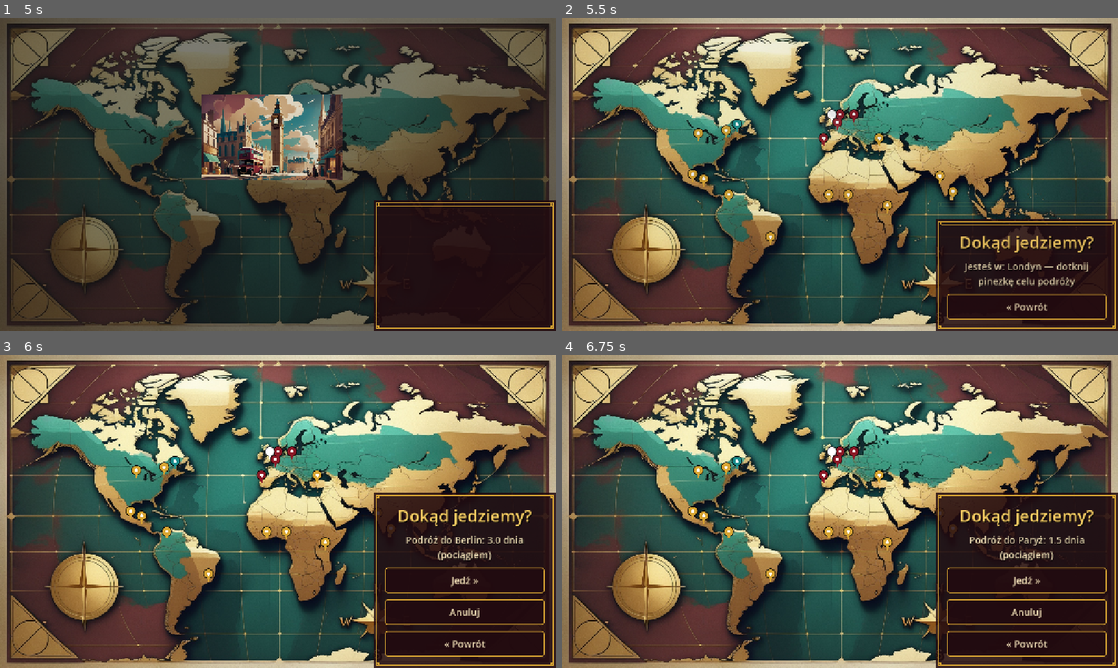
Above: before the commit, frames 1-4 (two rows, left to right).
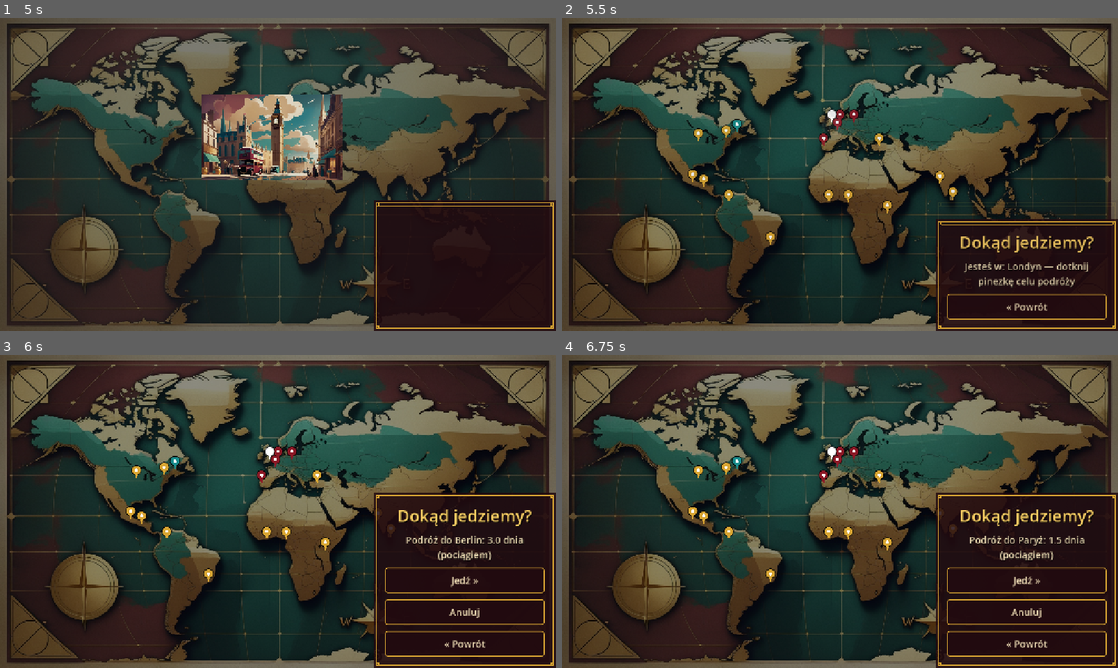
Above: after the commit, the same moments.

Repository: cinekm20/the-forger-retro-tycoon
Game: Godot game, scene res://scenes/main_menu/MainMenu.tscn
Two runs of this game, one before a commit and one after it. Both use one fixed random seed, a clock stepped at 60 frames per second and the inputs below.
Inputs (mouse positions are in pixels of both pictures, inside the frame that each line leads up to):
- Up to frame 1 (5 s): click "1" at 0.5 s; click "Tryb łatwy (15/40 obrazów do …" at 1.25 s; click "Nowa gra" at 2 s; click (494, 299) at 2.77 s; type "12" at 2.85 s; click "Rozpocznij grę" at 3.5 s; click "Jedź »" at 4.25 s
- Up to frame 2 (5.5 s): move the mouse to (962, 158) at 5.02 s; click (962, 158) at 5.17 s
- Up to frame 3 (6 s): click (289, 452) at 5.77 s
- Up to frame 4 (6.75 s): click (834, 461) at 6.52 s

Frame 1 is identical in both runs. In frame 2, 71% of the frame differs, in the area x 0-100%, y 0-100%; in frame 3, 71%; in frame 4, 71%.

Commit message:
TravelMap.gd: przywróć ciemniącą nakładkę tła (skok jasności)
Zgłoszony bug: "skacze jasność tam przy mapie" — przy przepisywaniu tła
pod zoom/pan (map_content) zgubiła się ciemniąca nakładka (alpha 0.45),
którą normalnie dokłada ScreenHelpers.make_background. Bez niej ten ekran
był jaśniejszy niż podgląd mapy w Hub.gd (ten sam mechanizm, który już
kiedyś rozwiązywał identyczny problem po drugiej stronie tego przejścia).

Co-Authored-By: Claude Sonnet 5 <noreply@anthropic.com>
Claude-Session: https://claude.ai/code/session_01WjdcGYSPdySvPA6GKCaWaN

Diff:
--- a/game/scenes/travel_map/TravelMap.gd
+++ b/game/scenes/travel_map/TravelMap.gd
@@ -130,6 +130,20 @@
 	bg.stretch_mode = TextureRect.STRETCH_SCALE
 	bg.mouse_filter = Control.MOUSE_FILTER_IGNORE
 	map_content.add_child(bg)
+
+	## Zgłoszony bug: "skacze jasność przy mapie" — ten ekran budował tło
+	## RĘCZNIE (zamiast przez ScreenHelpers.make_background, żeby dać mu
+	## rodzica map_content zamiast `self`), więc po drodze zgubił ciemniącą
+	## nakładkę (alpha 0.45), którą make_background zawsze dokłada. Bez niej
+	## ta mapa była JAŚNIEJSZA niż podgląd mapy w Hub.gd (który TĘ nakładkę
+	## ma) — stąd widoczny skok jasności przy przełączeniu scen. Dziecko
+	## map_content, więc przyciemnia dokładnie widoczny (zoomowany/przesunięty)
+	## fragment mapy, nie cały ekran.
+	var overlay := ColorRect.new()
+	overlay.color = Color(0, 0, 0, 0.45)
+	overlay.set_anchors_preset(Control.PRESET_FULL_RECT)
+	overlay.mouse_filter = Control.MOUSE_FILTER_IGNORE
+	map_content.add_child(overlay)
 
 
 ## Pinezki NIE dostają jednorazowo wyliczonej pozycji w pikselach (`position =
